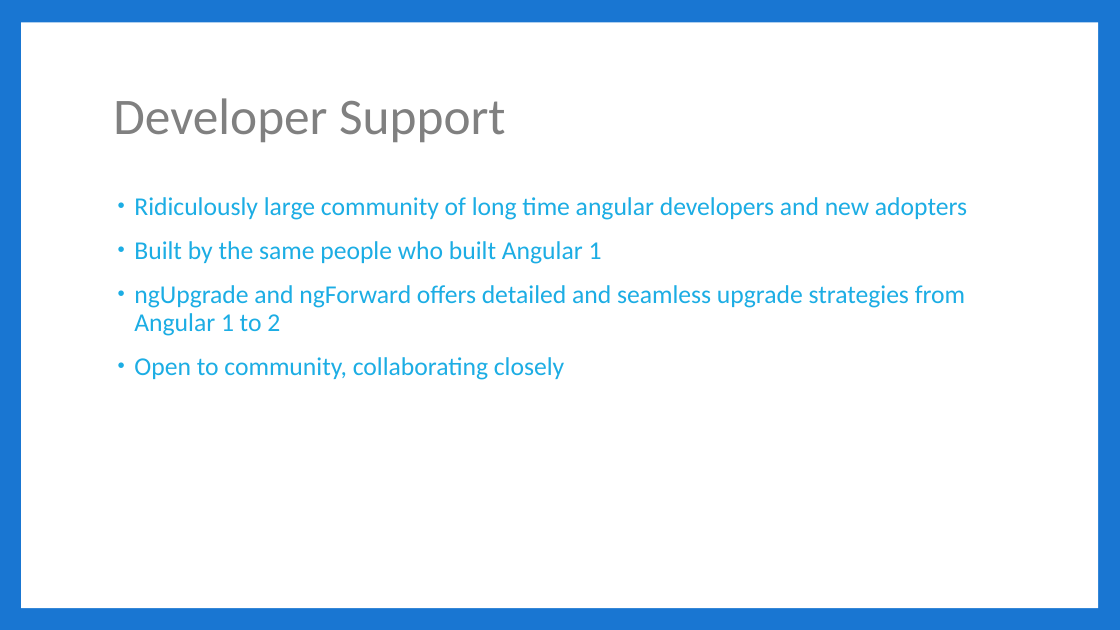
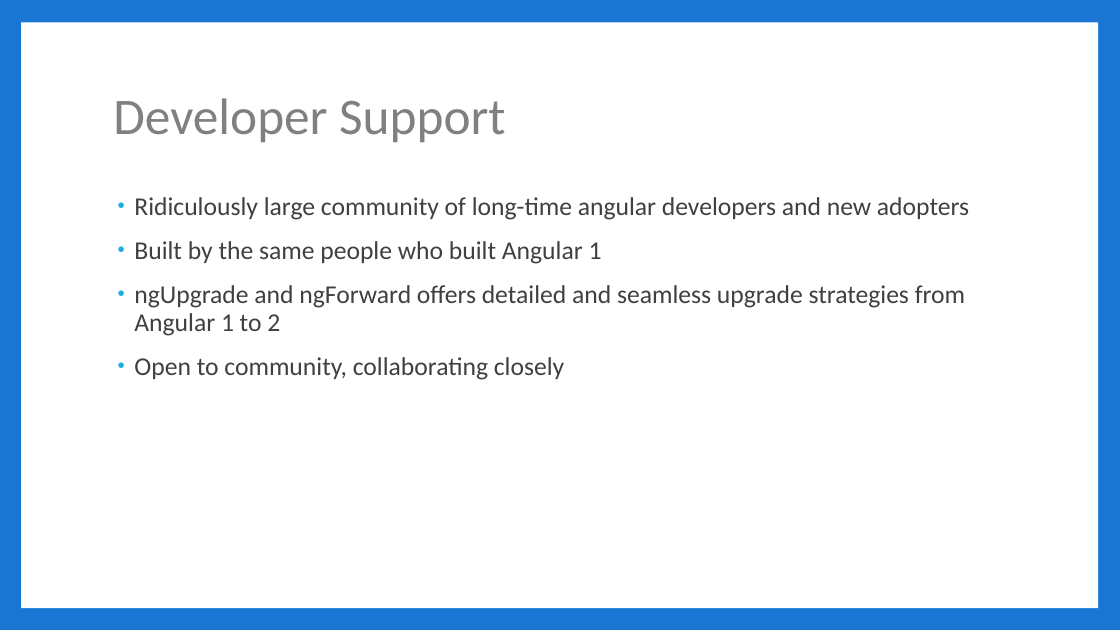
Before and after one commit to jbicks/angular2-demo, a slide deck: slide 13 of Angular2.pptx. Drawn at 1120x630 pixels with LibreOffice and Linux fonts; fonts in the diff are those of the drawing. Boxes give left, top, right and bottom in pixels: in the first picture for what was removed or moved away, otherwise in the second. Text is boxed around its words. In the diff, an @@ line names an element or a change of style, - is before the commit and + after.

Commit message:
- updates to PPTX

```diff
--- a/Angular2.pptx
+++ b/Angular2.pptx
@@ text at [134,197,969,220]: text changed; text colour #1CADE4 to #404040 @@
-• Ridiculously large community of long time angular developers and new adopters
+• Ridiculously large community of long-time angular developers and new adopters
@@ text at [134,241,965,380]: text colour #1CADE4 to #404040 in "Built by the same people who built ...", "ngUpgrade and ngForward offers detailed and seamless ...", "Open to community, collaborating closely" @@
```
Also in this commit, not shown: 13 other slides changed.
